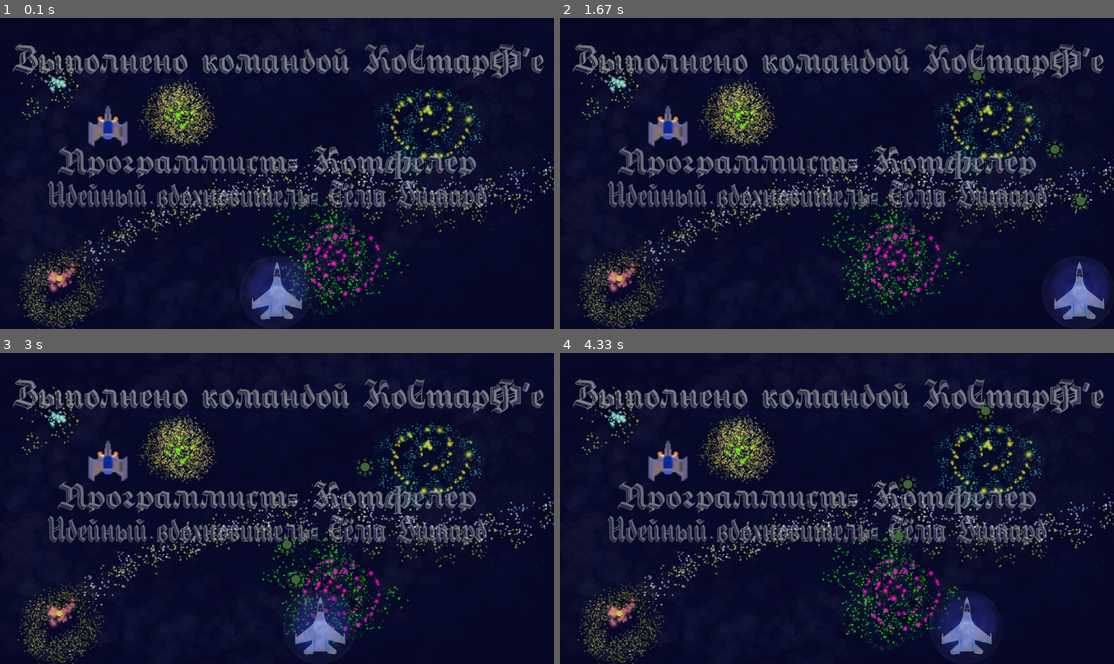
Above: before the commit, frames 1-4 (two rows, left to right).
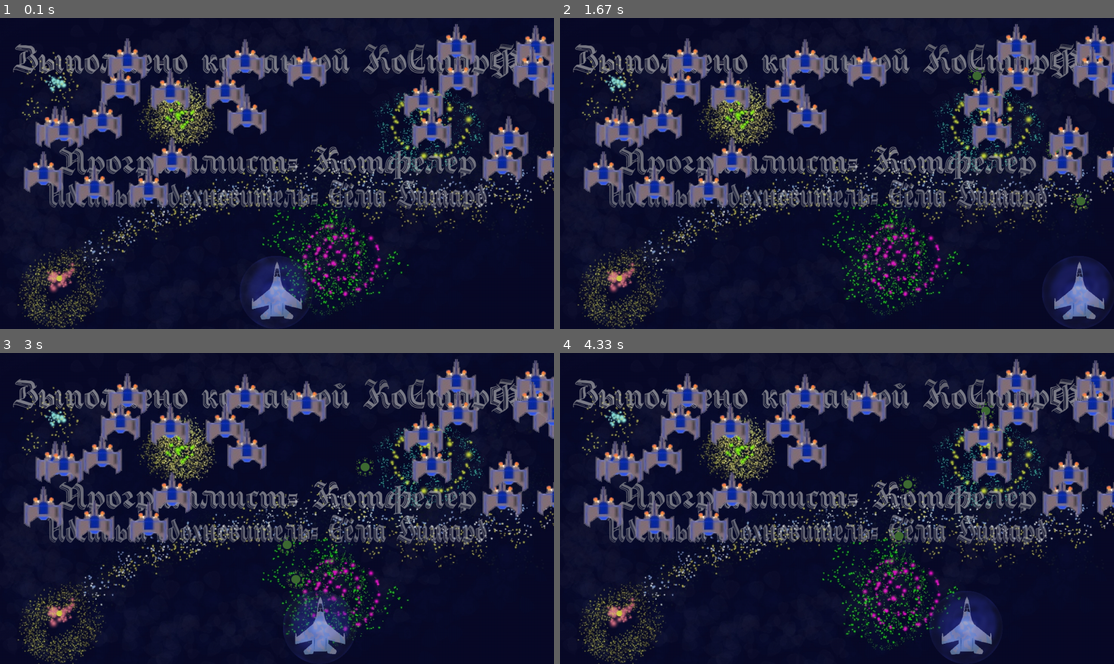
Above: after the commit, the same moments.

Repository: Maser12q/pygame
Game: pygame game, started from script/main.py
Same seed, same stepped clock (60 frames per second), same inputs: the game is played once before the commit and once after it.
Inputs:
- Up to frame 1 (0.1 s): no input
- Up to frame 2 (1.67 s): hold Space 0.33-0.8 s; hold Right 0.33-0.8 s; hold Right 0.83-1.3 s; tap Space at 0.9, 1.2, 1.4 s; hold Right from 1.33 s (still down)
- Up to frame 3 (3 s): tap Space at 1.7, 1.9, 2.2, 2.47, 2.77, 2.9 s; release Right at 1.8 s; hold Left 1.83-2.37 s; hold Left 2.4-2.8 s; hold Right from 2.83 s (still down)
- Up to frame 4 (4.33 s): tap Space at 3.2, 3.57, 3.87, 4.07 s; release Right at 3.47 s; hold Left 3.5-3.97 s; hold Right from 4 s (still down)

The runs differ from the first frame. In frame 1, 11% of the frame differs, in the area x 4-100%, y 1-62%; in frame 2, 11%; in frame 3, 11%; in frame 4, 11%.

Commit message:
pre-end-mvp

Diff:
--- a/script/main.py
+++ b/script/main.py
@@ -88,13 +88,12 @@
         super().__init__()
         self.size_x, self.size_y = (100, 100)
         self.img_enemy = pygame.transform.scale(pygame.image.load('../image/enemy_1.png'),
-                                                 (self.size_x, self.size_y))
+                                                (self.size_x, self.size_y))
         self.img_enemy = pygame.transform.rotate(self.img_enemy, 180)
 
-        self.x = 200
-        self.y = 200
+        self.x = random.randint(0, WIDTH)
+        self.y = random.randint(0, HEIGHT // 2)
         screen.blit(self.img_enemy, (self.x, self.y))
-        print(self.x, self.y)
 
     def move_left(self):
         if (self.x - 5) > 0:
@@ -113,13 +112,21 @@
 
 # Variables for using in loop
 n = list()
+k_enemy = list()
 motion = 'STOP'
+
+all_sprites = pygame.sprite.Group()
+mobs = pygame.sprite.Group()
+bullets = pygame.sprite.Group()
 
 # classes for using  in loop
 player = Player()
 back = Background()
-en = Enemy()
+for i in range(25):
+    k_enemy.append(Enemy())
+
 while True:
+
     back.everything()
     for event in pygame.event.get():
         if event.type == pygame.QUIT:
@@ -132,7 +139,8 @@
             elif event.key == pygame.K_RIGHT or event.key == pygame.K_d:
                 motion = 'RIGHT'
             elif event.key == pygame.K_SPACE:
-                n.append(Bullet(player.for_bullet()))
+                b = Bullet(player.for_bullet())
+                n.append(b)
 
         elif event.type == pygame.KEYUP:
             if event.key in [pygame.K_LEFT, pygame.K_RIGHT, pygame.K_a, pygame.K_d]:
@@ -149,7 +157,7 @@
     elif motion == 'RIGHT':
         player.move_right()
 
-    print(n)
     player.otrisovka()
-    en.otrisovka()
+    for en in k_enemy:
+        en.otrisovka()
     pygame.display.flip()
--- /dev/null
+++ b/script/test.py
@@ -0,0 +1,58 @@
+import random
+
+import pygame
+
+# Game initialisation
+pygame.init()
+
+# Screen variables
+infoObject = pygame.display.Info()
+screen = pygame.display.set_mode((infoObject.current_w, infoObject.current_h), pygame.FULLSCREEN)
+
+# Global variables
+WIDTH, HEIGHT = infoObject.current_w, infoObject.current_h
+
+width, height = 200, 200
+
+
+# class Bomb(pygame.sprite.Sprite):
+#     image = pygame.image.load("../image/снаряд.png")
+#     image_boom = pygame.image.load("../image/ракета.png")
+#
+#     def __init__(self, group):
+#         # НЕОБХОДИМО вызвать конструктор родительского класса Sprite. Это очень важно !!!
+#         super().__init__(group)
+#         self.image = Bomb.image
+#         self.rect = self.image.get_rect()
+#         self.rect.x = random.randrange(width)
+#         self.rect.y = random.randrange(height)
+#
+#     def update(self, *args):
+#         self.rect = self.rect.move(random.randrange(3) - 1, random.randrange(3) - 1)
+#         if args and args[0].type == pygame.MOUSEBUTTONDOWN and self.rect.collidepoint(args[0].pos):
+#             self.image = self.image_boom
+
+
+for i in range(50):
+    # можно сразу создавать спрайты с указанием группы
+    bomb = pygame.sprite.Sprite(all_sprites)
+    bomb.image = bomb_image
+    bomb.rect = bomb.image.get_rect()
+
+    # задаём случайное местоположение бомбочке
+    bomb.rect.x = random.randrange(width)
+    bomb.rect.y = random.randrange(height)
+
+while True:
+    for event in pygame.event.get():
+        if event.type == pygame.QUIT:
+            pygame.quit()
+        elif event.type == pygame.KEYDOWN:
+            if event.key == pygame.K_ESCAPE:
+                pygame.quit()
+        elif event.type == pygame.MOUSEBUTTONDOWN:
+            for bomb in all_sprites:
+                bomb.get_event(event)
+
+        all_sprites.draw(screen)
+    all_sprites.update()
